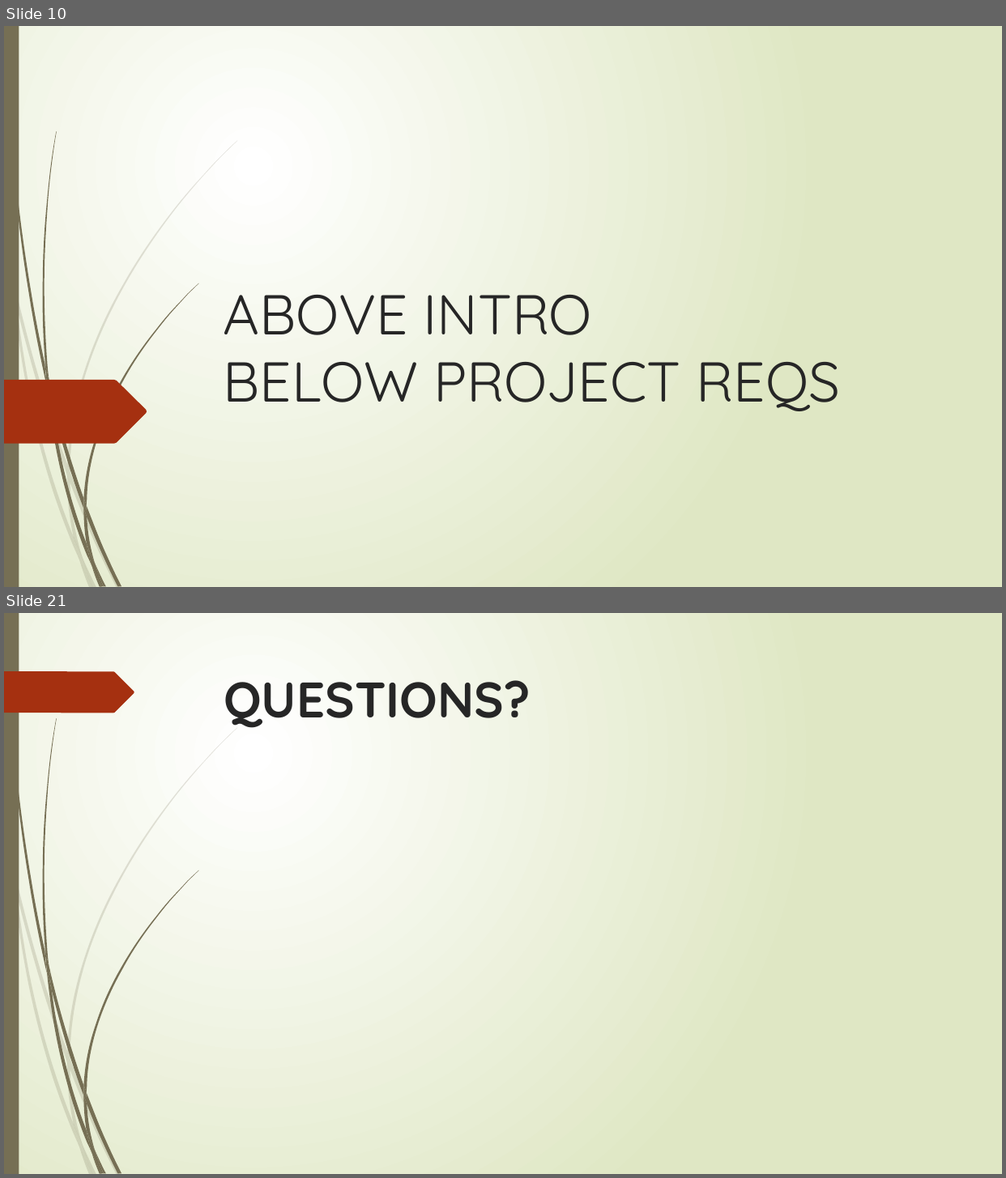
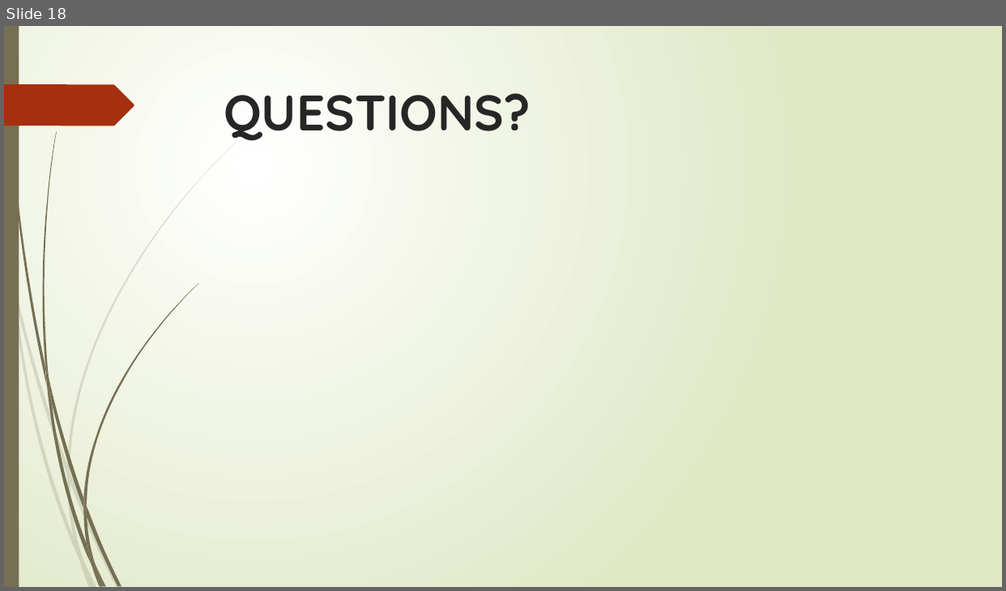
Before and after one commit to cs480GroupCAKE/PIEWebsite, a slide deck: Presentation/12.8.15 Presentation (Revised).pptx. Shown one above the other, each under a label of ours: slides 10 and 21 before the commit, slide 18 after it; the slides between them are not shown. The pictures are 1006x1178 and 1006x591 pixels, drawn with LibreOffice and Linux fonts; fonts in the diff are those of the drawing. Boxes give left, top, right and bottom in pixels: in the first picture for what was removed or moved away, otherwise in the second. Text is boxed around its words. In the diff, an @@ line names an element or a change of style, - is before the commit and + after.

```diff
--- a/Presentation/12.8.15 Presentation (Revised).pptx
+++ b/Presentation/12.8.15 Presentation (Revised).pptx
@@ slide 10 removed at <box>4,26,1002,587</box>, background gradient #FFFFFF to #DFE8C4; not listed: 23 template elements that a slide beside it also shows @@
@@ title removed at <box>224,295,840,412</box> @@
-ABOVE INTRO
-BELOW PROJECT REQS
@@ freeform shape removed at <box>4,380,147,444</box> @@
@@ what was slide 21 is now slide 18 @@
```
Also in this commit, not shown: 16 slides changed, 1 slide added, 3 other slides removed.
